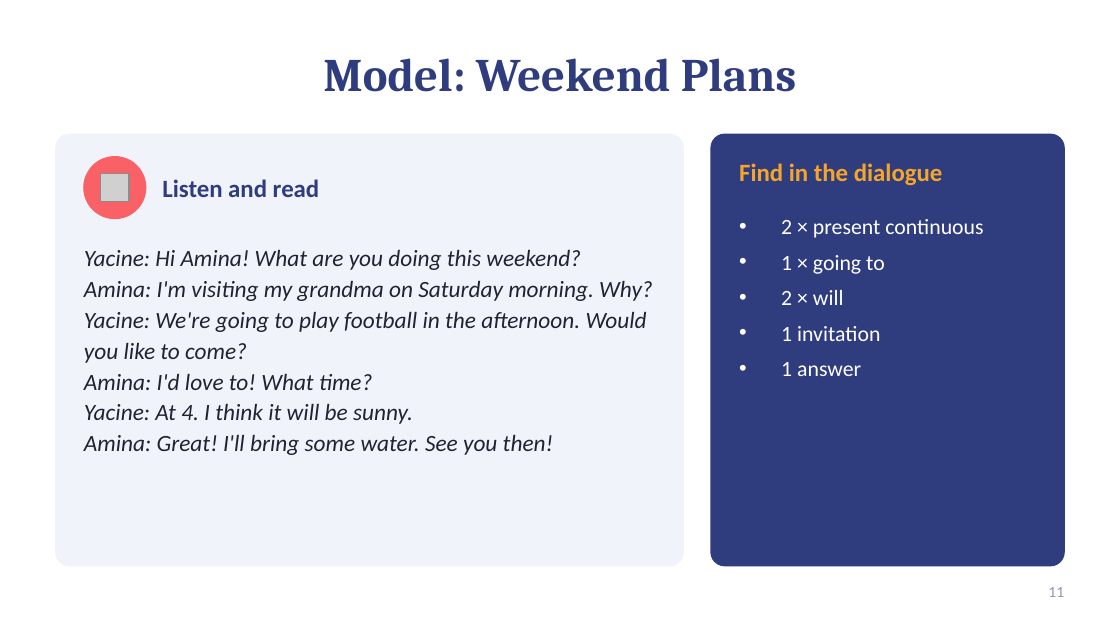
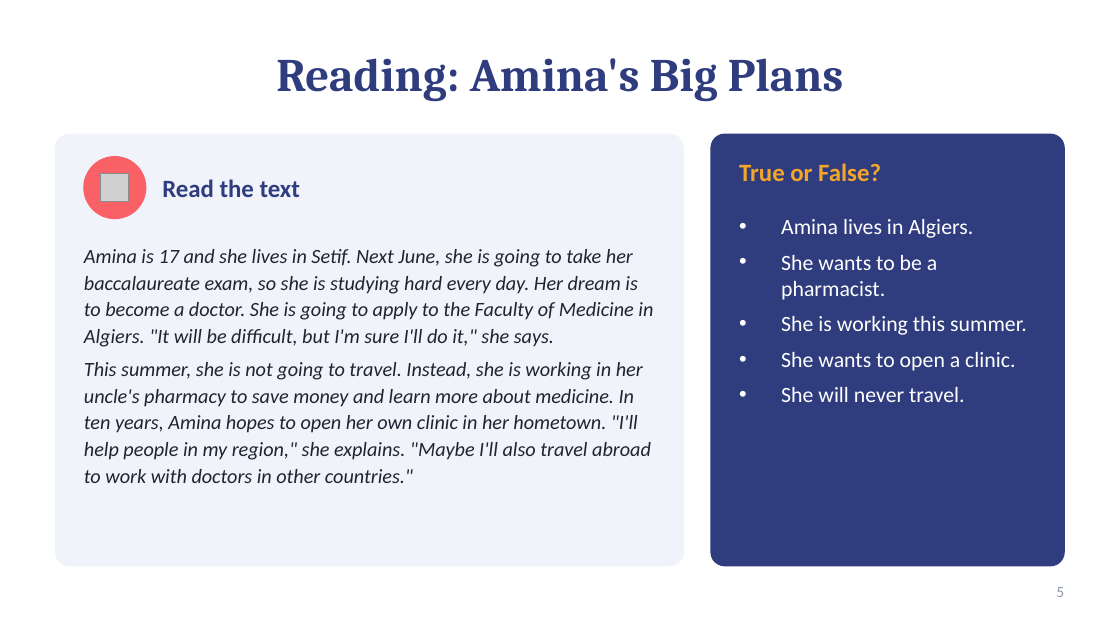
Before and after one commit to moundhermghezzi321-oss/leafgraud, a slide deck: slide 5 of Lesson5_Plans_and_Dreams.pptx (slide 11 before the commit). Drawn at 1120x630 pixels with LibreOffice and Linux fonts; fonts in the diff are those of the drawing; grey boxes stand for pictures. Boxes give left, top, right and bottom in pixels: in the first picture for what was removed or moved away, otherwise in the second. Text is boxed around its words. In the diff, an @@ line names an element or a change of style, - is before the commit and + after.

```diff
--- a/Lesson5_Plans_and_Dreams.pptx
+++ b/Lesson5_Plans_and_Dreams.pptx
@@ title at <box>276,58,844,101</box>: text changed @@
-Model: Weekend Plans
+Reading: Amina's Big Plans
@@ text at <box>162,179,300,197</box>: text changed @@
-Listen and read
+Read the text
@@ text at <box>739,163,881,181</box>: text changed @@
-Find in the dialogue
+True or False?
@@ text at <box>781,219,1027,402</box>: text changed @@
-• 2 × present continuous
-• 1 × going to
-• 2 × will
-• 1 invitation
-• 1 answer
+• Amina lives in Algiers.
+• She wants to be a pharmacist.
+• She is working this summer.
+• She wants to open a clinic.
+• She will never travel.
@@ text at <box>84,249,653,483</box>: text changed; size 15 to 13 pt @@
-Yacine: Hi Amina! What are you doing this weekend?
-Amina: I'm visiting my grandma on Saturday morning. Why?
-Yacine: We're going to play football in the afternoon. Would you like to come?
-Amina: I'd love to! What time?
-Yacine: At 4. I think it will be sunny.
-Amina: Great! I'll bring some water. See you then!
+Amina is 17 and she lives in Setif. Next June, she is going to take her baccalaureate exam, so she is studying hard every day. Her dream is to become a doctor. She is going to apply to the Faculty of Medicine in Algiers. "It will be difficult, but I'm sure I'll do it," she says.
+This summer, she is not going to travel. Instead, she is working in her uncle's pharmacy to save money and learn more about medicine. In ten years, Amina hopes to open her own clinic in her hometown. "I'll help people in my region," she explains. "Maybe I'll also travel abroad to work with doctors in other countries."
@@ page number at <box>1056,587,1064,597</box>: text changed @@
-11
+5
```
Also in this commit, not shown: 10 other slides changed, 7 slides added, 6 slides removed.
